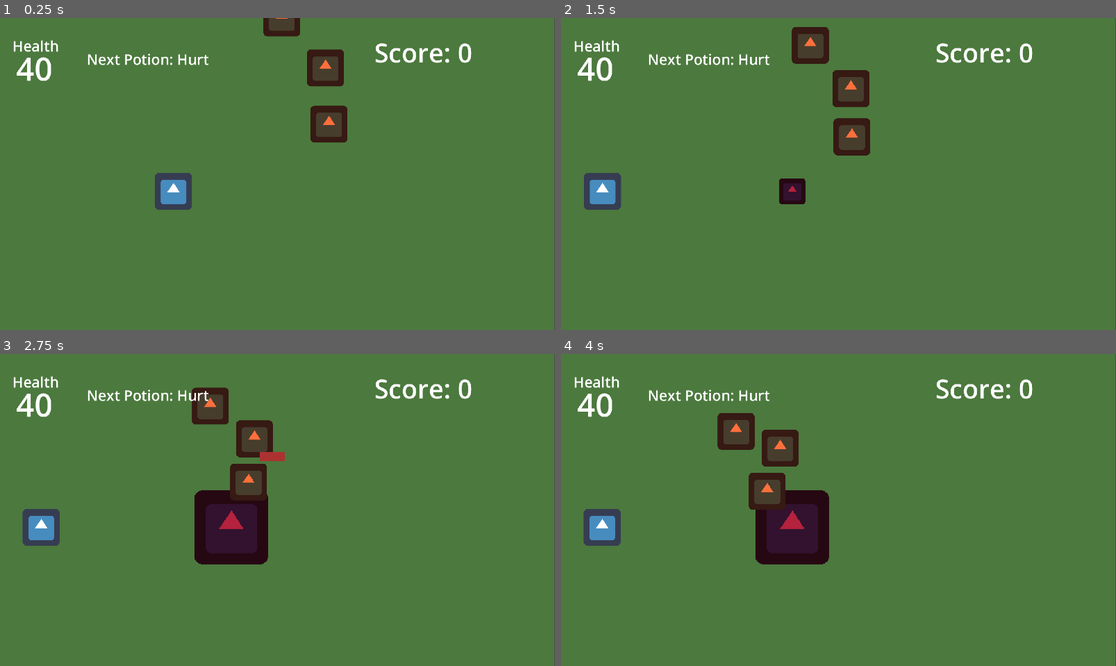
Above: before the commit, frames 1-4 (two rows, left to right).
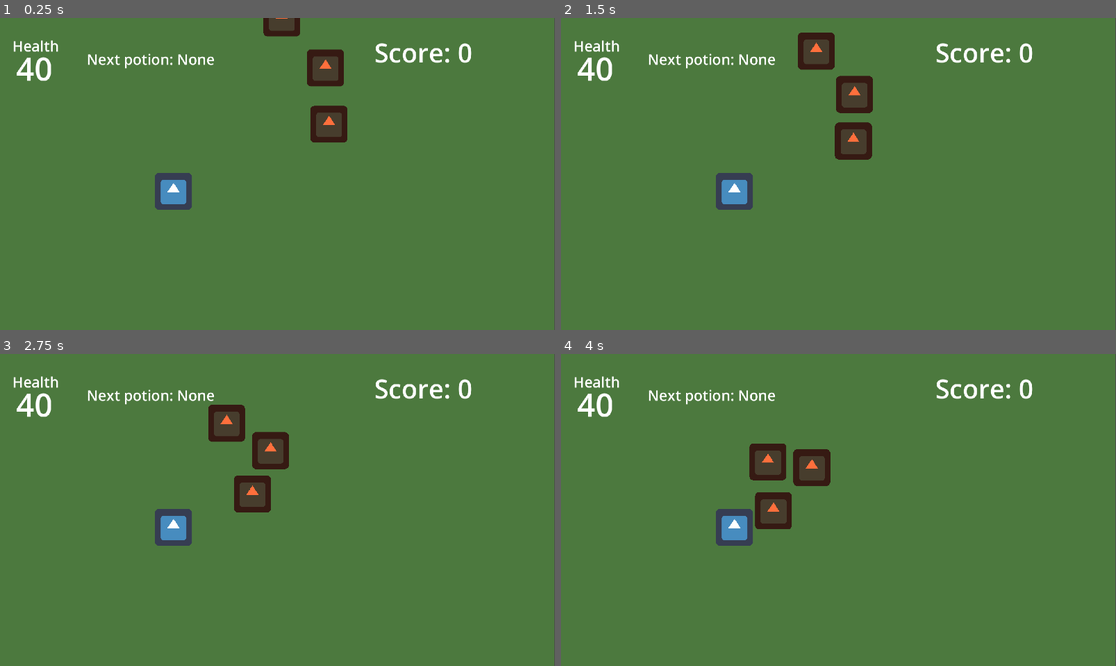
Above: after the commit, the same moments.

Repository: ReneeIbeji/Witch-Spells-Game
Game: Godot game, scene res://Scenes/!Main/Game.tscn
Same seed, same stepped clock (60 frames per second), same inputs: the game is played once before the commit and once after it. The engine's default icon, where the game draws it, is replaced by a stand-in: a white triangle on a blue panel in a dark square.
Inputs:
- Up to frame 1 (0.25 s): no input
- Up to frame 2 (1.5 s): hold L (ACTION_THROWRIGHT) 0.53-1.28 s; hold K (ACTION_THROWDOWN) from 1.28 s (still down)
- Up to frame 3 (2.75 s): release K (ACTION_THROWDOWN) at 2.03 s; hold L (ACTION_THROWRIGHT) from 2.03 s (still down)
- Up to frame 4 (4 s): release L (ACTION_THROWRIGHT) at 2.78 s; hold U (ACTION_THROWUP) 2.78-3.53 s; hold J (ACTION_THROWLEFT) from 3.53 s (still down)

The runs differ from the first frame. In frame 1, 0.1% of the frame differs, in the area x 22-39%, y 11-17%; in frame 2, 4.0%; in frame 3, 7.3%; in frame 4, 7.4%, in the area x 4-49%, y 11-68%.

Commit message:
Started genralising throwing system

Diff:
--- a/Scenes/!Main/GameOverlay.gd
+++ b/Scenes/!Main/GameOverlay.gd
@@ -9,11 +9,12 @@
 
 # Called every frame. 'delta' is the elapsed time since the previous frame.
 func _process(delta):
-	var currentPotion : int = GameVariables.PlayerNode.PotionThrowerSystem.currentPotion
-	if currentPotion == 0:
-		$PotionLabel.text = "Next Potion: Heal"
+
+	if(!GameVariables.PlayerNode.throwablesQueue.queueEmpty()):
+		var potionName : String = GameVariables.PlayerNode.throwablesQueue.previewNextThrowable().throwableName
+		$PotionLabel.text = "Next potion: " + potionName
 	else:
-		$PotionLabel.text = "Next Potion: Hurt"
+		$PotionLabel.text = "Next potion: None"
 
 	$ScoreLabel.text = "Score: " + str(GameVariables.score)
 
--- a/Scenes/!Main/ThrowableSystem/throwables/HealPotion.tres
+++ b/Scenes/!Main/ThrowableSystem/throwables/HealPotion.tres
@@ -1,4 +1,4 @@
-[gd_resource type="Resource" script_class="throwablesData" load_steps=3 format=3 uid="uid://dk4xqiqwsq8wa"]
+[gd_resource type="Resource" script_class="throwableData" load_steps=3 format=3 uid="uid://dk4xqiqwsq8wa"]
 
 [ext_resource type="Script" path="res://Scenes/!Main/ThrowableSystem/ThrowableResource.gd" id="1_2bx0y"]
 [ext_resource type="PackedScene" uid="uid://bgvujvuvf1w17" path="res://Scenes/Entities/Player/Potions/testHealPotion.tscn" id="2_662yi"]
--- a/Scenes/!Main/ThrowableSystem/throwables/HurtPotion.tres
+++ b/Scenes/!Main/ThrowableSystem/throwables/HurtPotion.tres
@@ -1,4 +1,4 @@
-[gd_resource type="Resource" script_class="throwablesData" load_steps=3 format=3 uid="uid://bs14vg4x81lq8"]
+[gd_resource type="Resource" script_class="throwableData" load_steps=3 format=3 uid="uid://bs14vg4x81lq8"]
 
 [ext_resource type="Script" path="res://Scenes/!Main/ThrowableSystem/ThrowableResource.gd" id="1_nl12y"]
 [ext_resource type="PackedScene" uid="uid://uca5j0sqca4w" path="res://Scenes/Entities/Player/Potions/testPotion.tscn" id="2_eg2vi"]
--- a/Scenes/Entities/Player/Player.gd
+++ b/Scenes/Entities/Player/Player.gd
@@ -1,7 +1,7 @@
 class_name Player
 extends Entity
 
-var thowablesQueue : ThrowablesQueue
+var throwablesQueue : ThrowablesQueue
 
 
 func _ready():
@@ -11,7 +11,7 @@
 func setup() -> void:
 	super.setup()
 	HealthSystem.EntityDied.connect(playerDead)
-	thowablesQueue.startPotionQueueing()
+	throwablesQueue.startThrowableQueuing()
 
 
 func _physics_process(delta : float) -> void:
--- a/Scenes/Entities/Player/Player_PotionThrown.gd
+++ b/Scenes/Entities/Player/Player_PotionThrown.gd
@@ -1,7 +1,11 @@
 extends State
 
 func enter(values : Dictionary) -> void:
-	GameVariables.PlayerNode.PotionThrowerSystem.throw(values["Direction"])
+	if GameVariables.PlayerNode.throwablesQueue.queueEmpty():
+		cooldownEnd()
+		return
+	var nextThrowableData = (GameVariables.PlayerNode as Player).throwablesQueue.getNextThrowable()
+	GameVariables.PlayerNode.PotionThrowerSystem.throw(nextThrowableData,values["Direction"])
 	GameVariables.PlayerNode.knockback(values["Direction"] * -1,5,1)
 	var countdown = get_tree().create_timer(3)
 	countdown.timeout.connect(cooldownEnd)
--- a/Scenes/Entities/Player/ThrowablesQueue.gd
+++ b/Scenes/Entities/Player/ThrowablesQueue.gd
@@ -7,14 +7,14 @@
 var timeLeft : float
 var timerRunning : bool
 
-func startPotionQueueing() -> void:
+func startThrowableQueuing() -> void:
 	timerRunning = true
 
-func stopPotionQueueing() -> void:
+func stopThrowableQueuing() -> void:
 	timerRunning = false
 
 func _ready():
-	(get_parent() as Player).thowablesQueue = self
+	(get_parent() as Player).throwablesQueue = self
 	timerRunning = false
 	timeLeft = addPotionCooldown
 
@@ -22,12 +22,18 @@
 	if(timerRunning):
 		timeLeft -= delta
 		if(timeLeft <= 0):
-			addNewPotionToQueue()
+			addNewThrowableToQueue()
 
-func addNewPotionToQueue() -> void:
+func addNewThrowableToQueue() -> void:
 	queue.push_back(possibleThrowables[randi() % possibleThrowables.size()])
 	print("added new spell: " + queue.back().throwableName)
 	timeLeft = addPotionCooldown
 
-func takePotionFromQueue() -> throwableData:
+func getNextThrowable() -> throwableData:
 	return queue.pop_front()
+
+func previewNextThrowable() -> throwableData:
+	return queue.front()
+
+func queueEmpty() -> bool:
+	return queue.is_empty()
--- a/Scenes/Entities/Player/potionThrower.gd
+++ b/Scenes/Entities/Player/potionThrower.gd
@@ -14,12 +14,8 @@
 	entity.PotionThrowerSystem = self
 
 
-func throw(direction : Vector2) -> void:
-	var thisPotion : Potion
-	if currentPotion == potion.Hurt:
-		thisPotion = testPotion.instantiate()
-	elif currentPotion == potion.Heal:
-		thisPotion = testHealPotion.instantiate()
+func throw(throwable : throwableData, direction : Vector2) -> void:
+	var thisPotion : Throwable = throwable.throwableScene.instantiate()
 
 	thisPotion.position = get_parent().position
 	thisPotion.setDirection(direction)
